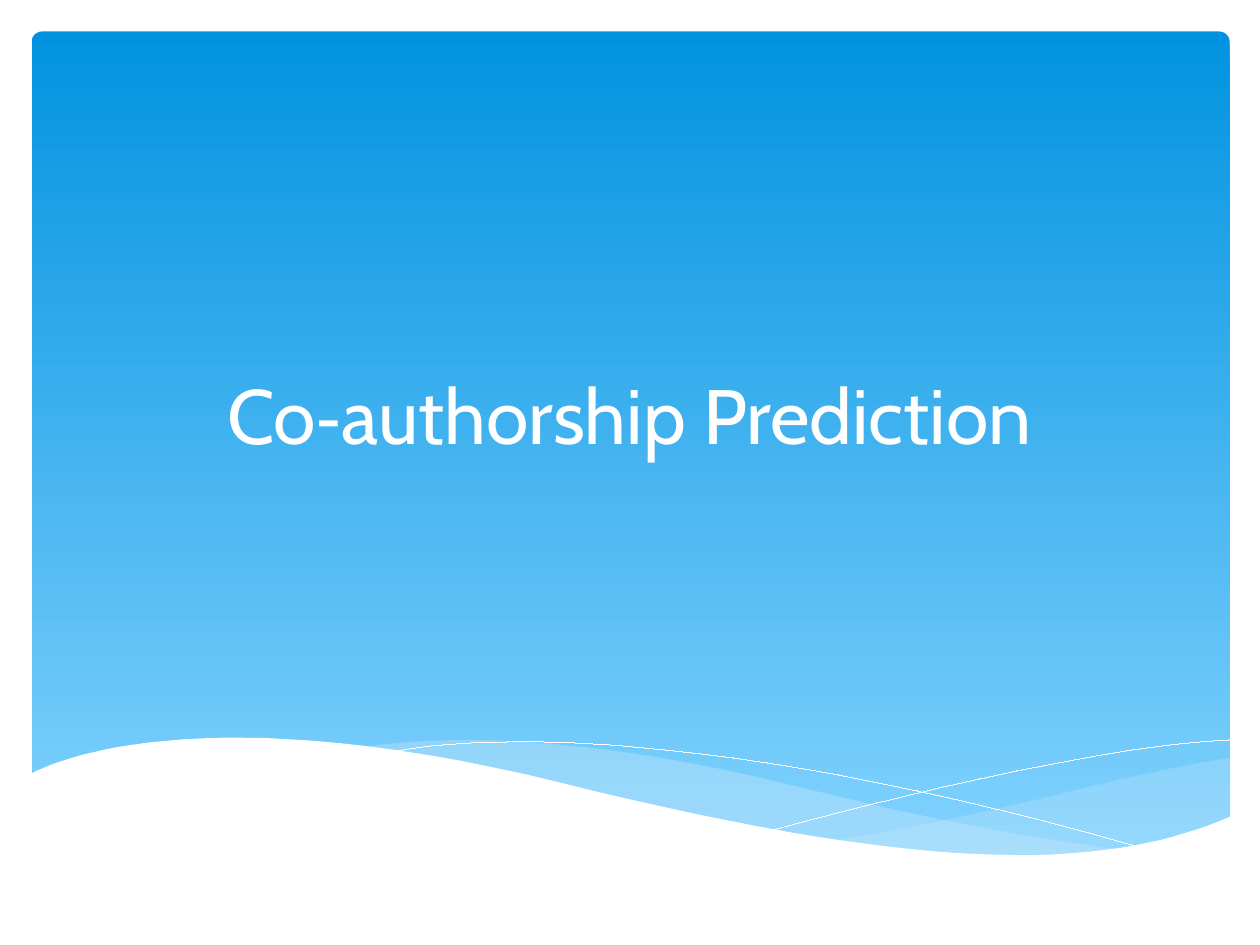
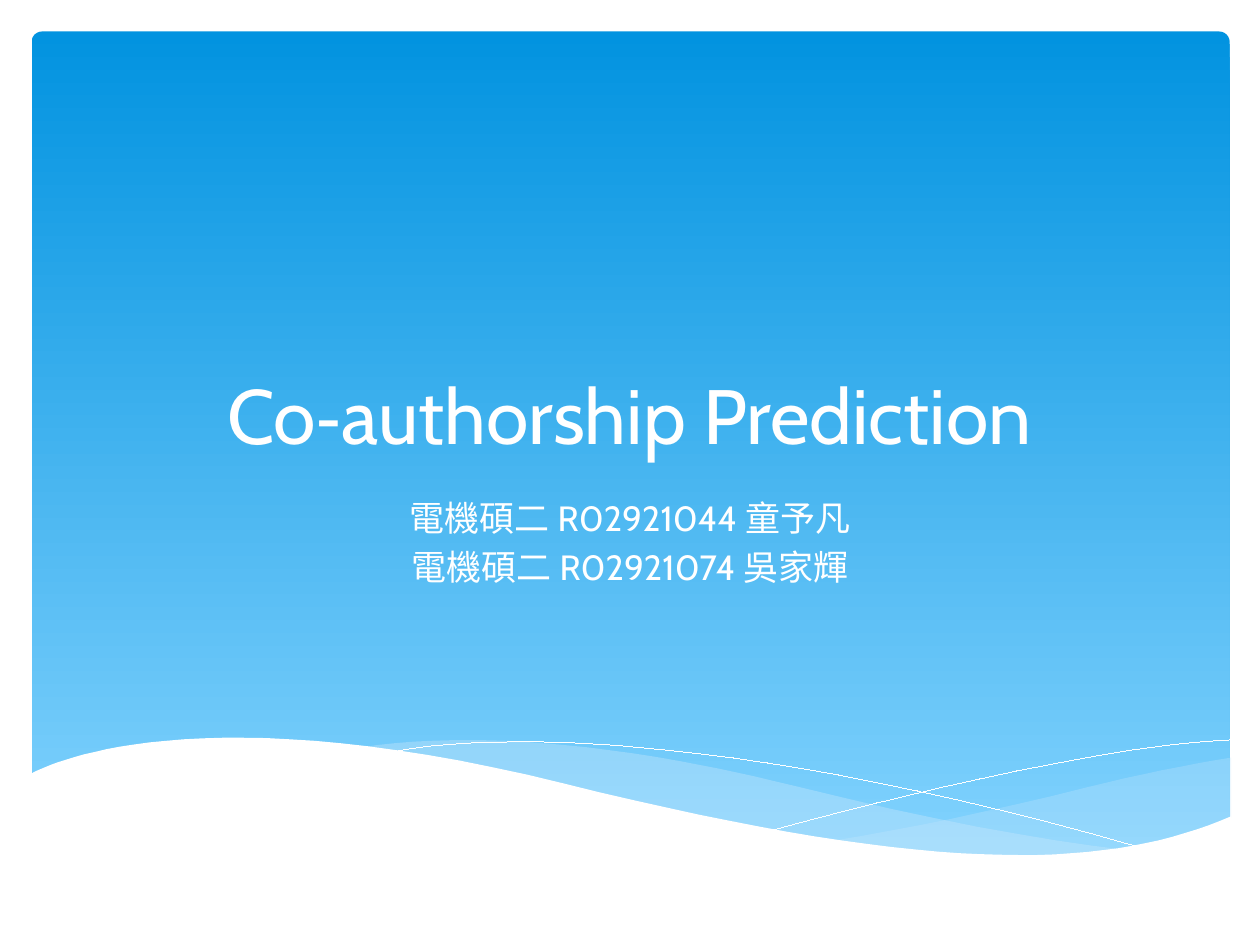
Before and after one commit to yftung7/2014_DM_Project, a slide deck: slide 1 of Project/Abstract.pptx. Drawn at 1260x945 pixels with LibreOffice and Linux fonts; fonts in the diff are those of the drawing. Boxes give left, top, right and bottom in pixels: in the first picture for what was removed or moved away, otherwise in the second. Text is boxed around its words. In the diff, an @@ line names an element or a change of style, - is before the commit and + after.

```diff
--- a/Project/Abstract.pptx
+++ b/Project/Abstract.pptx
@@ subtitle added at (x1=410, y1=501, x2=850, y2=583), 20 pt, text #FFFFFF @@
+電機碩二 R02921044 童予凡
+電機碩二 R02921074 吳家輝
```
Also in this commit, not shown: 1 other slide changed.
